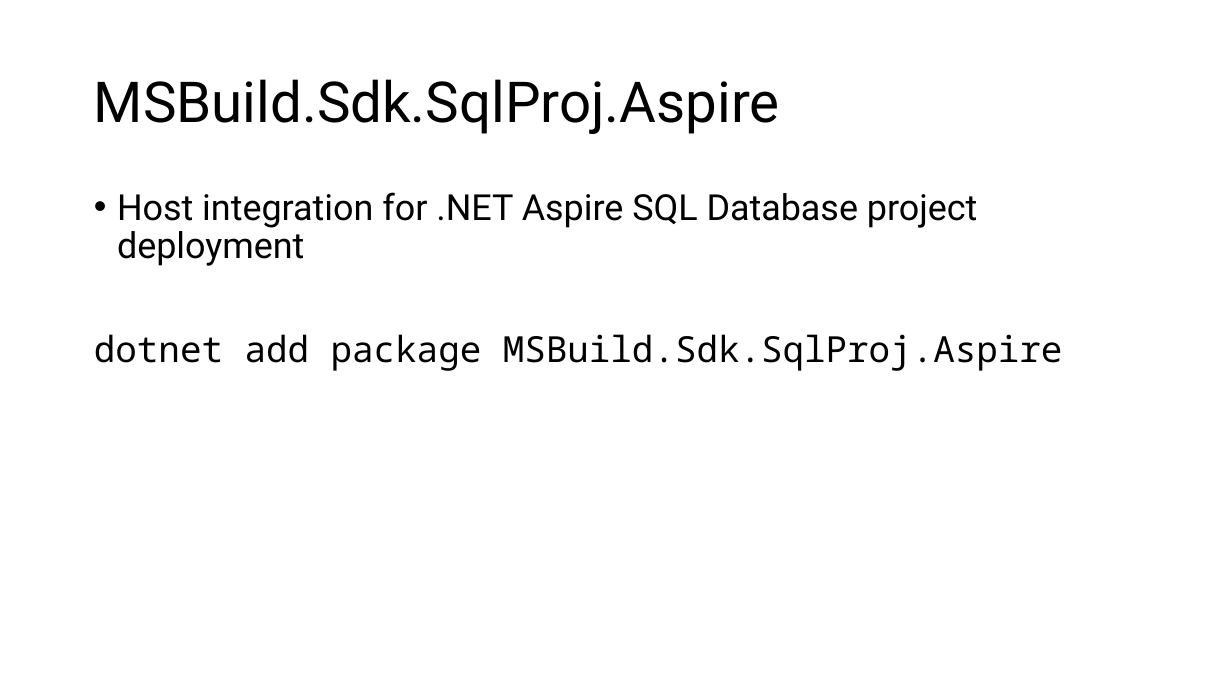
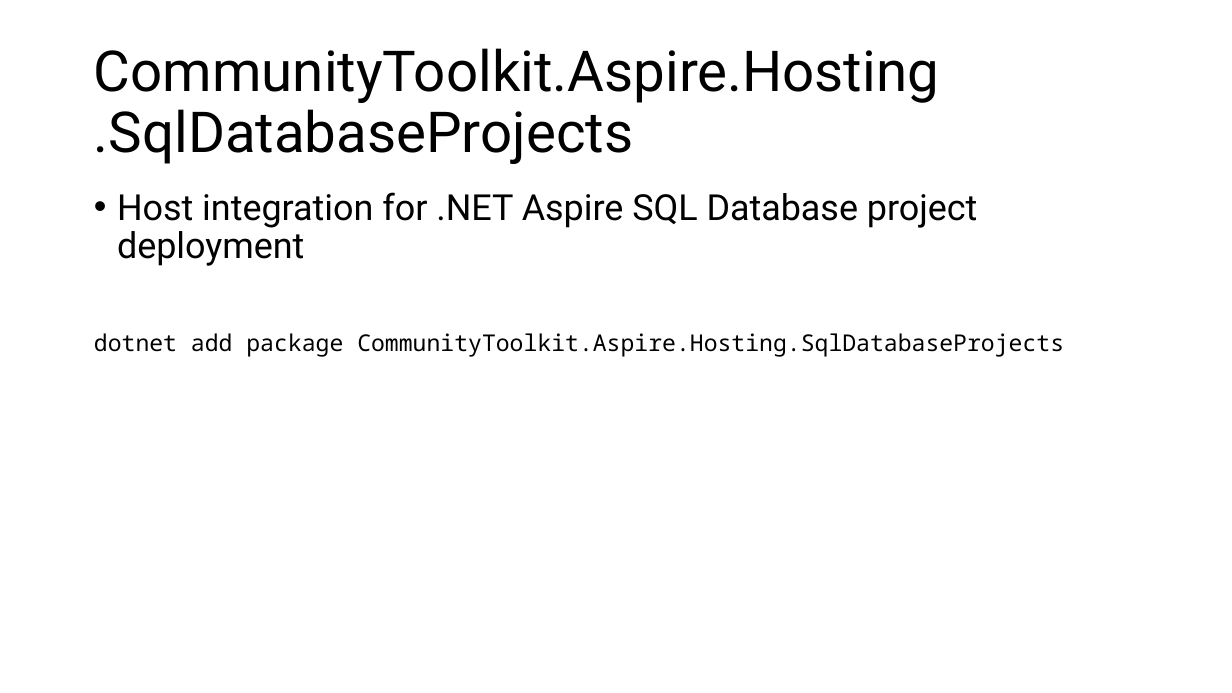
Before and after one commit to ErikEJ/TsqlAnalysis, a slide deck: slide 13 of T-SQL Code analysis.pptx (slide 9 before the commit). Drawn at 1232x693 pixels with LibreOffice and Linux fonts; fonts in the diff are those of the drawing. Boxes give left, top, right and bottom in pixels: in the first picture for what was removed or moved away, otherwise in the second. Text is boxed around its words. In the diff, an @@ line names an element or a change of style, - is before the commit and + after.

```diff
--- a/T-SQL Code analysis.pptx
+++ b/T-SQL Code analysis.pptx
@@ title at box(94, 48, 939, 164): text changed @@
-MSBuild.Sdk.SqlProj.Aspire
+CommunityToolkit.Aspire.Hosting
+.SqlDatabaseProjects
@@ text at box(94, 333, 1064, 356): text changed; size 28 to 18 pt @@
-dotnet add package MSBuild.Sdk.SqlProj.Aspire
+dotnet add package CommunityToolkit.Aspire.Hosting.SqlDatabaseProjects
```
Also in this commit, not shown: 2 other slides changed, 1 slide added, 2 other files.
